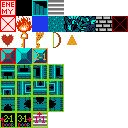
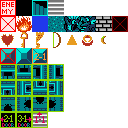
Revision of a layered 128 × 128 image; what changed, layer by layer:
added layer "Layer 1" above "Misc" over (x1=101, y1=36, x2=106, y2=44)
added layer "Compass" in group "Items" over (x1=82, y1=35, x2=93, y2=46)
